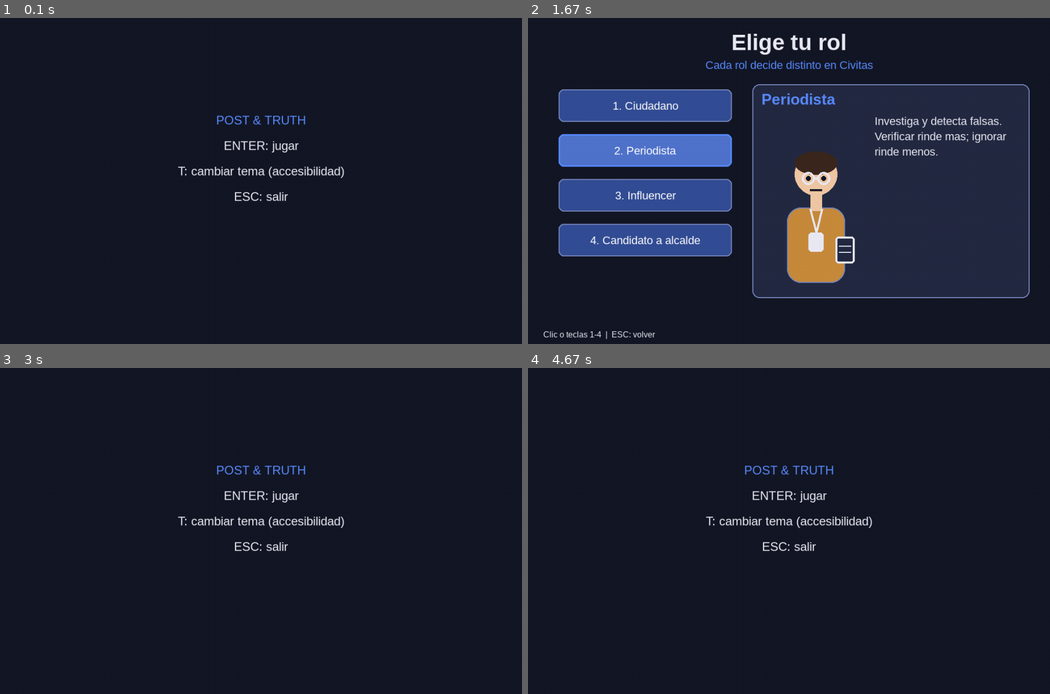
Above: before the commit, frames 1-4 (two rows, left to right).
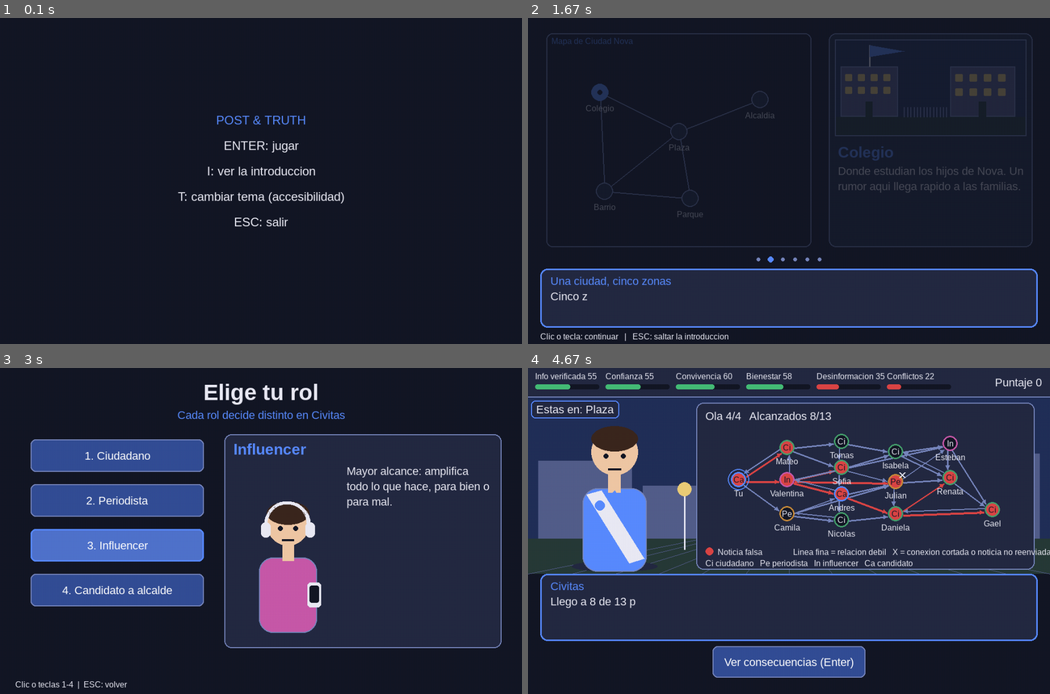
Above: after the commit, the same moments.

Repository: Jsvarela/POST-TRUTH
Game: pygame game, started from src/main.py
Two runs of this game, one before a commit and one after it. Both use one fixed random seed, a clock stepped at 60 frames per second and the inputs below.
Inputs (mouse positions are in pixels of both pictures, inside the frame that each line leads up to):
- Up to frame 1 (0.1 s): no input
- Up to frame 2 (1.67 s): tap I at 0.33 s; press the mouse at (611, 102) at 0.7 s; move the mouse to (648, 83) at 0.8 s; release the mouse at (684, 63) at 0.93 s; tap Enter at 1 s; press the mouse at (611, 102) at 1.37 s; move the mouse to (611, 125) at 1.47 s; release the mouse at (611, 148) at 1.6 s
- Up to frame 3 (3 s): press the mouse at (83, 452) at 1.7 s; move the mouse to (214, 429) at 1.8 s; release the mouse at (344, 410) at 1.93 s; press the mouse at (83, 452) at 2.03 s; move the mouse to (114, 462) at 2.13 s; release the mouse at (146, 472) at 2.27 s; tap Esc at 2.33 s; press the mouse at (83, 452) at 2.7 s; move the mouse to (93, 501) at 2.8 s; release the mouse at (99, 550) at 2.93 s
- Up to frame 4 (4.67 s): press the mouse at (642, 589) at 3.03 s; move the mouse to (762, 615) at 3.13 s; release the mouse at (882, 638) at 3.27 s; press the mouse at (642, 589) at 3.37 s; move the mouse to (663, 586) at 3.47 s; release the mouse at (684, 579) at 3.6 s; tap 1 at 3.67, 4 s; click (789, 661) at 4.38 s, where only the run after the commit has a clickable "Saltar animacion (Enter)"

The runs differ from the first frame. In frame 1, 1.1% of the frame differs, in the area x 34-66%, y 45-65%; in frame 2, 43%; in frame 3, 49%; in frame 4, 85%, in the area x 0-100%, y 0-96%.

Commit message:
Conectar el flujo Menu -> Intro -> Seleccion: la intro sale sola la primera vez y con I desde el menu
Las pruebas que empiezan en Seleccion dan la introduccion por vista.

Diff:
--- a/src/post_truth/controllers/menu_state.py
+++ b/src/post_truth/controllers/menu_state.py
@@ -8,7 +8,10 @@
     def handle_event(self, event: pygame.event.Event) -> None:
         if event.type == pygame.KEYDOWN:
             if event.key == pygame.K_RETURN:
-                self.app.estados.cambiar("seleccion")
+                # Menu -> Intro -> Seleccion la primera vez; despues va directo a la seleccion
+                self.app.estados.cambiar("seleccion" if self.app.intro_vista else "intro")
+            elif event.key == pygame.K_i:
+                self.app.estados.cambiar("intro")   # volver a ver la introduccion
             elif event.key == pygame.K_t:
                 self.app.temas.siguiente()
             elif event.key == pygame.K_ESCAPE:
--- a/src/post_truth/pygame_app.py
+++ b/src/post_truth/pygame_app.py
@@ -4,6 +4,7 @@
 from post_truth.config import ANCHO, ALTO, FPS, TITULO
 from post_truth.controllers.escena_state import EscenaState
 from post_truth.controllers.game_state import GameState
+from post_truth.controllers.intro_state import IntroState
 from post_truth.controllers.menu_state import MenuState
 from post_truth.controllers.seleccion_state import SeleccionState
 from post_truth.controllers.state_manager import StateManager
@@ -24,9 +25,11 @@
         self.fuentes = Fuentes.crear()  # tamanos extra para la UI de novela visual
         self.temas = GestorTemas()
         self.corriendo = True
+        self.intro_vista = False  # la introduccion se muestra sola la primera vez de la sesion
         self.personaje: Personaje | None = None  # lo fija SeleccionState, lo lee EscenaState
         self.estados = StateManager()
         self.estados.registrar("menu", MenuState(self))
+        self.estados.registrar("intro", IntroState(self))
         self.estados.registrar("seleccion", SeleccionState(self))
         self.estados.registrar("escena", EscenaState(self))
         self.estados.registrar("juego", GameState(self))  # prototipo anterior, ya fuera del flujo
--- a/src/post_truth/views/menu_view.py
+++ b/src/post_truth/views/menu_view.py
@@ -5,7 +5,7 @@
 
 def dibujar_menu(pantalla: pygame.Surface, fuente: pygame.font.Font, tema: Tema) -> None:
     pantalla.fill(tema.fondo)
-    lineas = ["POST & TRUTH", "ENTER: jugar", "T: cambiar tema (accesibilidad)", "ESC: salir"]
+    lineas = ["POST & TRUTH", "ENTER: jugar", "I: ver la introduccion", "T: cambiar tema (accesibilidad)", "ESC: salir"]
     for i, txt in enumerate(lineas):
         color = tema.acento if i == 0 else tema.texto
         img = fuente.render(txt, True, color)
--- a/tests/test_escena.py
+++ b/tests/test_escena.py
@@ -36,6 +36,7 @@
 class FlujoEscenaTest(unittest.TestCase):
     def setUp(self) -> None:
         self.app = App()
+        self.app.intro_vista = True   # estas pruebas empiezan en Menu -> Seleccion
 
     def tearDown(self) -> None:
         pygame.quit()
--- a/tests/test_partida_completa.py
+++ b/tests/test_partida_completa.py
@@ -190,6 +190,7 @@
 class PartidaCompletaTest(unittest.TestCase):
     def setUp(self) -> None:
         self.app = App()
+        self.app.intro_vista = True   # estas pruebas empiezan en Menu -> Seleccion
 
     def tearDown(self) -> None:
         pygame.quit()
--- a/tests/test_propagacion_escena.py
+++ b/tests/test_propagacion_escena.py
@@ -22,6 +22,7 @@
 class PropagacionEnEscenaTest(unittest.TestCase):
     def setUp(self) -> None:
         self.app = App()
+        self.app.intro_vista = True   # estas pruebas empiezan en Menu -> Seleccion
 
     def tearDown(self) -> None:
         pygame.quit()
--- a/tests/test_zonas_escena.py
+++ b/tests/test_zonas_escena.py
@@ -30,6 +30,7 @@
 class ZonasEnEscenaTest(unittest.TestCase):
     def setUp(self) -> None:
         self.app = App()
+        self.app.intro_vista = True   # estas pruebas empiezan en Menu -> Seleccion
 
     def tearDown(self) -> None:
         pygame.quit()
